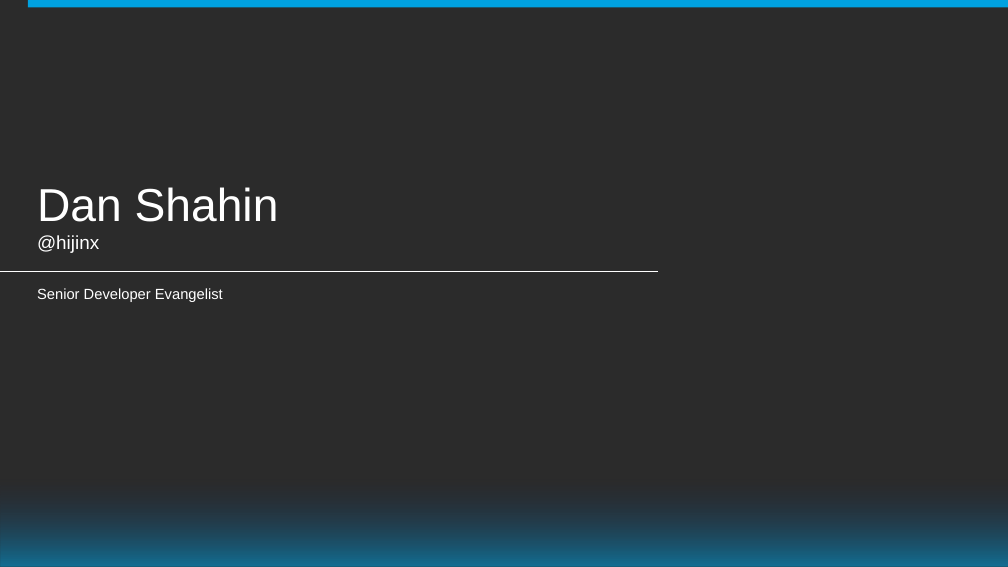
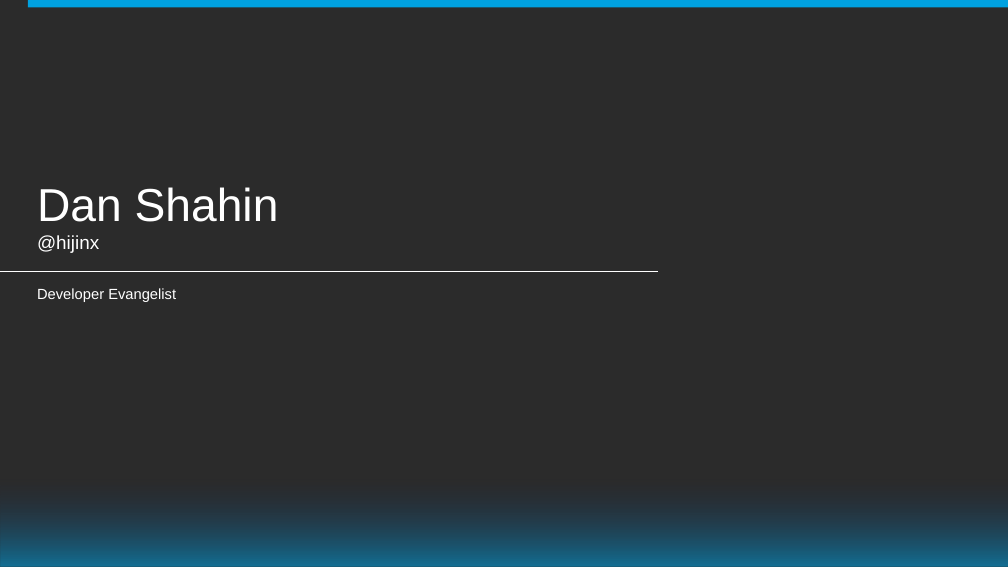
Before and after one commit to mobiletta/VSCode-DF15, a slide deck: slide 5 of John Nelson - DF15 - PowerPoint Presentation - Dreamforce.pptx. Drawn at 1008x567 pixels with LibreOffice and Linux fonts; fonts in the diff are those of the drawing; background and template pictures are left out; a plain dark background stands for a picture behind light text. Boxes give left, top, right and bottom in pixels: in the first picture for what was removed or moved away, otherwise in the second. Text is boxed around its words. In the diff, an @@ line names an element or a change of style, - is before the commit and + after.

Commit message:
last changes

```diff
--- a/John Nelson - DF15 - PowerPoint Presentation - Dreamforce.pptx
+++ b/John Nelson - DF15 - PowerPoint Presentation - Dreamforce.pptx
@@ subtitle at [37, 288, 176, 302]: text changed @@
-Senior Developer Evangelist
+Developer Evangelist
```
Also in this commit, not shown: 1 other slide changed.
